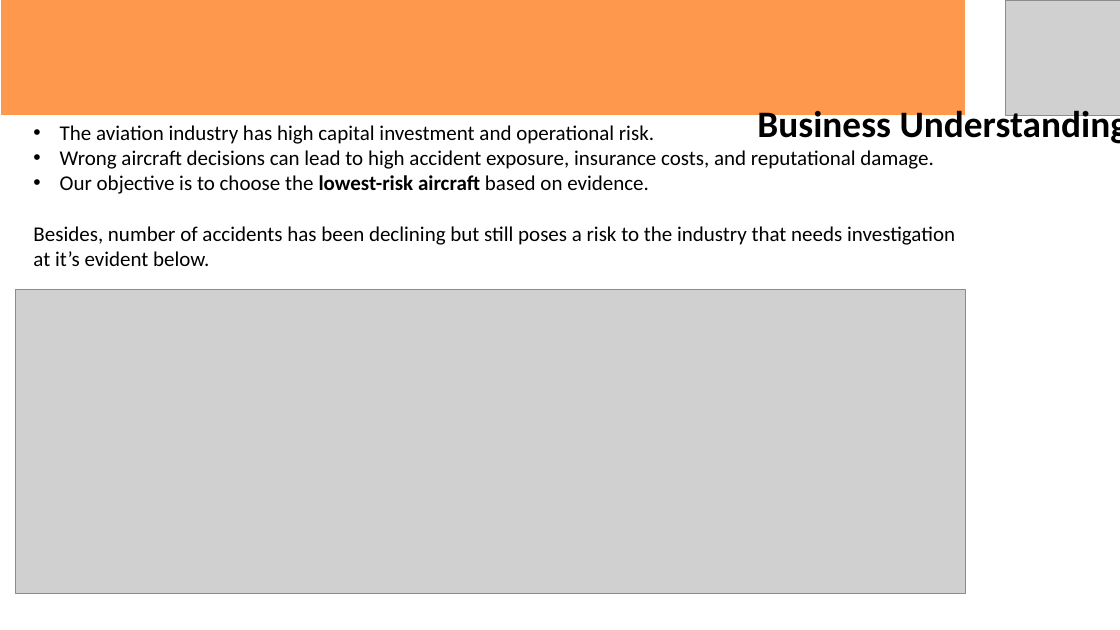
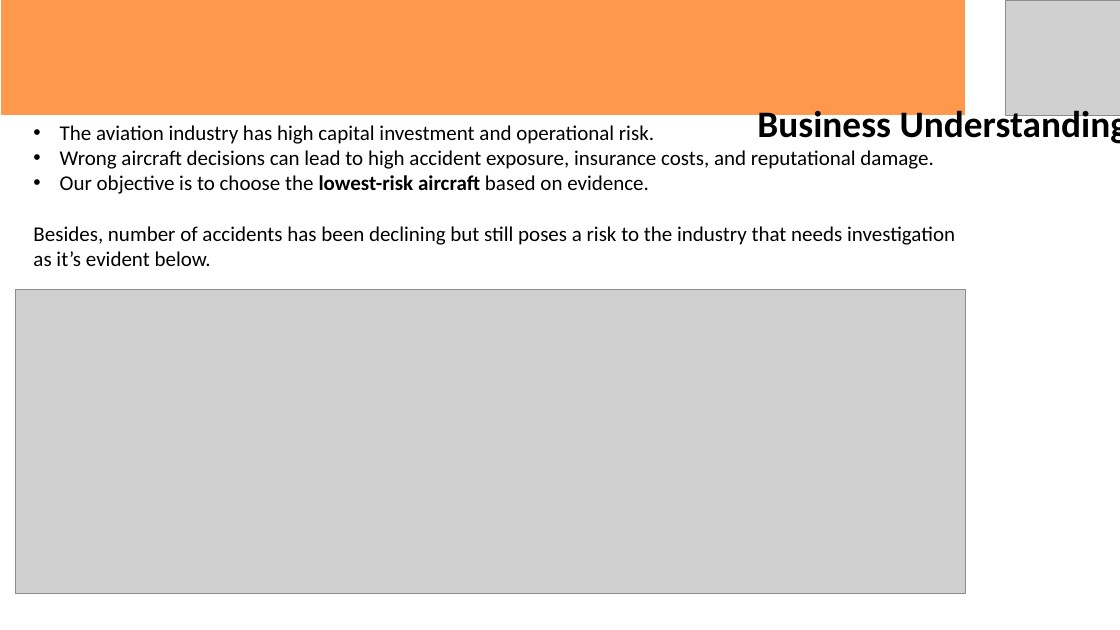
Before and after one commit to Erick-M25/Aviation-Accidents-, a slide deck: slide 2 of PPT_phase1 Project.pptm. Drawn at 1120x630 pixels with LibreOffice and Linux fonts; fonts in the diff are those of the drawing; grey boxes stand for pictures. Boxes give left, top, right and bottom in pixels: in the first picture for what was removed or moved away, otherwise in the second. Text is boxed around its words. In the diff, an @@ line names an element or a change of style, - is before the commit and + after.

```diff
--- a/PPT_phase1 Project.pptm
+++ b/PPT_phase1 Project.pptm
@@ text at bbox=[33, 226, 955, 266]: text changed @@
-Besides, number of accidents has been declining but still poses a risk to the industry that needs investigation at it’s evident below.
+Besides, number of accidents has been declining but still poses a risk to the industry that needs investigation as it’s evident below.
```
Also in this commit, not shown: 2 other slides changed.
